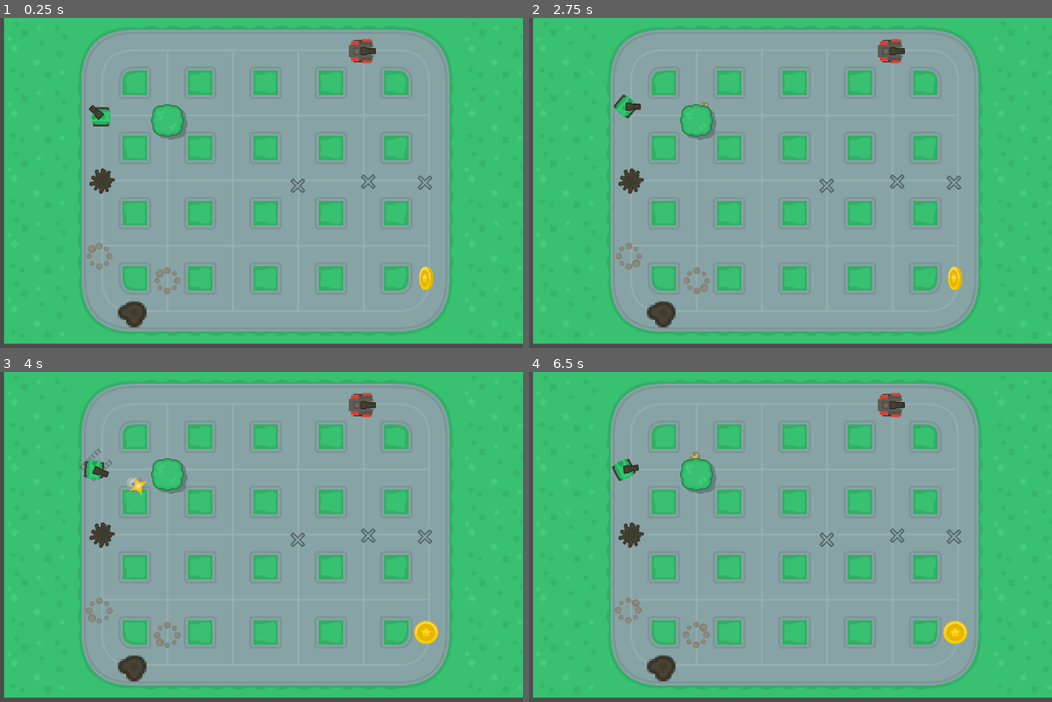
Above: before the commit, frames 1-4 (two rows, left to right).
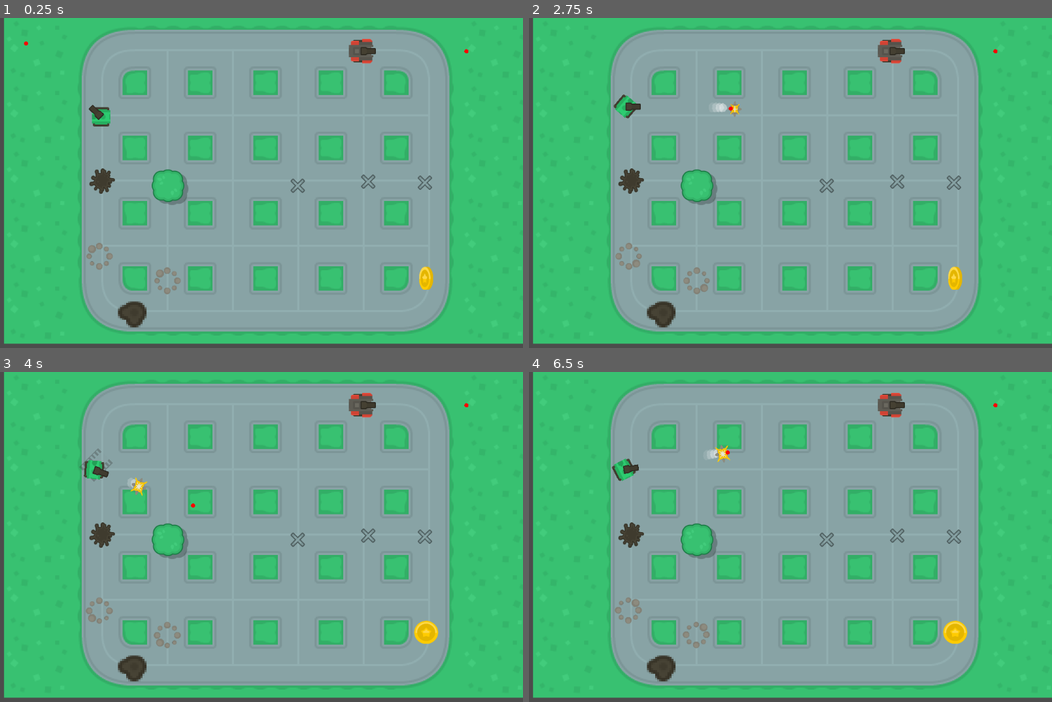
Above: after the commit, the same moments.

Repository: soapmactavish23/rogue_tank
Game: Godot game, scene res://scenes/game.tscn
Same seed, same stepped clock (60 frames per second), same inputs: the game is played once before the commit and once after it.
Inputs (mouse positions are in pixels of both pictures, inside the frame that each line leads up to):
- Up to frame 1 (0.25 s): no input
- Up to frame 2 (2.75 s): move the mouse to (905, 166) at 0.52 s; hold Right (ui_right) 0.53-1.28 s; tap Space (ui_shoot) at 0.6, 1.35, 2.1 s; move the mouse to (685, 199) at 1.27 s; hold Down (ui_down) 1.28-2.03 s; move the mouse to (842, 110) at 2.02 s; hold Right (ui_right) from 2.03 s (still down)
- Up to frame 3 (4 s): move the mouse to (235, 603) at 2.77 s; release Right (ui_right) at 2.78 s; hold Up (ui_up) 2.78-3.53 s; tap Space (ui_shoot) at 2.85, 3.6 s; move the mouse to (418, 586) at 3.52 s; hold Left (ui_left) from 3.53 s (still down)
- Up to frame 4 (6.5 s): move the mouse to (633, 487) at 4.27 s; tap Space (ui_shoot) at 4.35, 5.1, 5.85 s; move the mouse to (816, 537) at 5.02 s; release Left (ui_left) at 5.03 s; hold Down (ui_down) 5.03-5.78 s; move the mouse to (712, 454) at 5.77 s; hold Right (ui_right) from 5.78 s (still down)

The runs differ from the first frame. In frame 1, 1.2% of the frame differs, in the area x 4-90%, y 7-57%; in frame 2, 1.4%; in frame 3, 1.3%; in frame 4, 1.4%, in the area x 28-90%, y 9-57%.

Commit message:
35 - Mira e distância de tiro variável

Diff:
--- a/scenes/barrel.tscn
+++ b/scenes/barrel.tscn
@@ -49,7 +49,14 @@
 "values": [ true, false ]
 }
 
-[node name="barrel" type="Node2D"]
+[sub_resource type="GDScript" id=2]
+
+script/source = "extends Node2D
+
+func _draw():
+	draw_circle(Vector2(), 4, Color(1, 0, 0))"
+
+[node name="barrel" type="Node2D" index="0"]
 
 [node name="sprite" type="Sprite" parent="." index="0"]
 
@@ -61,7 +68,8 @@
 
 [node name="muzzle" type="Position2D" parent="." index="1"]
 
-position = Vector2( 38.635, -0.433273 )
+position = Vector2( 40, 0 )
+_sections_unfolded = [ "Transform" ]
 
 [node name="fire" type="Sprite" parent="." index="2"]
 
@@ -91,3 +99,9 @@
 attenuation = 1.0
 bus = "Master"
 area_mask = 1
+
+[node name="sight" type="Node2D" parent="." index="5"]
+
+position = Vector2( 205.879, 0 )
+script = SubResource( 2 )
+_sections_unfolded = [ "Transform" ]
--- a/scenes/game.tscn
+++ b/scenes/game.tscn
@@ -46,7 +46,7 @@
 
 [node name="treeGreen_large" parent="." index="5" instance=ExtResource( 7 )]
 
-position = Vector2( 327.85, 201.335 )
+position = Vector2( 329.357, 329.459 )
 
 [node name="coin" parent="." index="6" instance=ExtResource( 8 )]
 
--- a/scenes/oilSpill_large.tscn
+++ b/scenes/oilSpill_large.tscn
@@ -8,7 +8,7 @@
 custom_solver_bias = 0.0
 radius = 23.9457
 
-[node name="oilSpill_large" type="Area2D" index="0"]
+[node name="oilSpill_large" type="Area2D"]
 
 input_pickable = true
 gravity_vec = Vector2( 0, 1 )
--- a/scripts/bullet.gd
+++ b/scripts/bullet.gd
@@ -1,6 +1,6 @@
 extends Area2D
 
-const MAX_DIST = 100
+var max_dist = 250
 
 var vel = 400
 var dir = Vector2(0, -1) setget set_dir
@@ -15,7 +15,7 @@
 func _process(delta):
 
 	if live:
-		if global_position.distance_to(init_pos) >= MAX_DIST:
+		if global_position.distance_to(init_pos) >= max_dist:
 			autodestroy()
 
 		translate(dir * vel * delta)
--- a/scripts/tank.gd
+++ b/scripts/tank.gd
@@ -60,6 +60,8 @@
 
 			bullet.dir = Vector2(cos($barrel.global_rotation), sin($barrel.global_rotation)).normalized()
 			bullet.add_to_group(BULLET_TANK_GROUP)
+			bullet.max_dist = $barrel/sight.position.x - $barrel/muzzle.position.x
+			$"../".add_child(bullet)
 			$barrel/anim.play("fire")
 			get_parent().add_child(bullet)
 
Not shown: 1 places in scenes/barrel.tscn that only renumber resources
